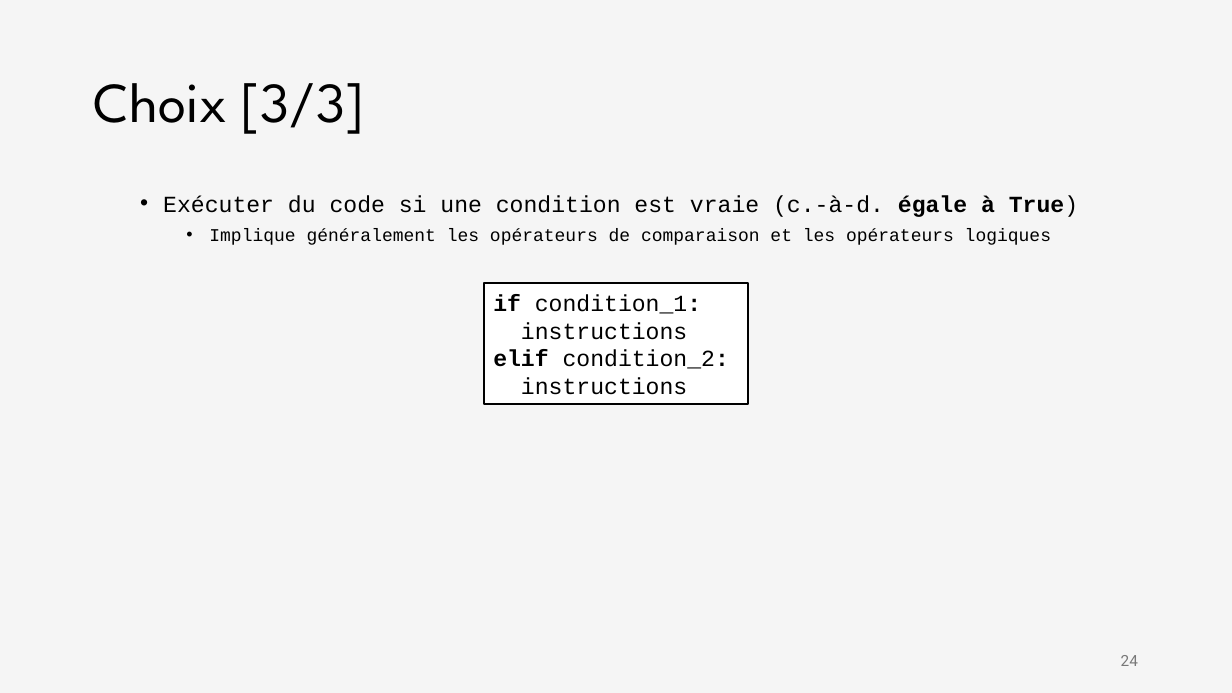
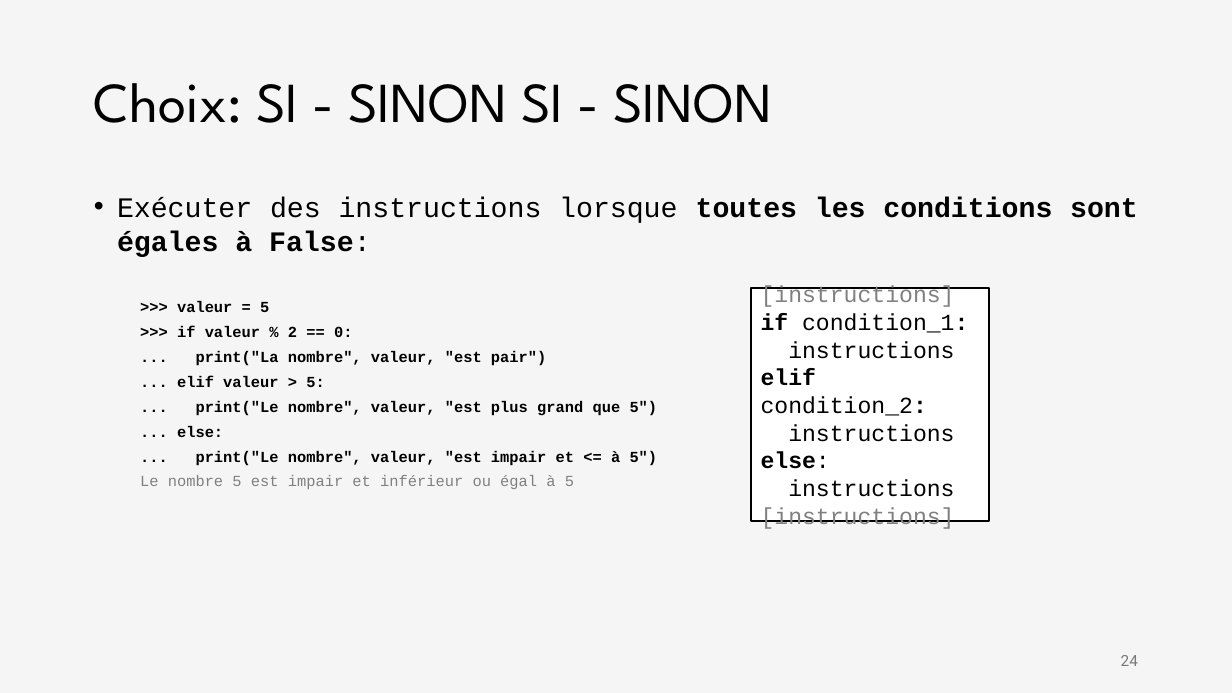
Before and after one commit to iannickgagnon/sagedays_iannick_2026, a slide deck: slide 24 of python_1/presentation_python_1.pptx. Drawn at 1232x693 pixels with LibreOffice and Linux fonts; fonts in the diff are those of the drawing. Boxes give left, top, right and bottom in pixels: in the first picture for what was removed or moved away, otherwise in the second. Text is boxed around its words. In the diff, an @@ line names an element or a change of style, - is before the commit and + after.

```diff
--- a/python_1/presentation_python_1.pptx
+++ b/python_1/presentation_python_1.pptx
@@ title at (94, 83, 772, 123): text changed @@
-Choix [3/3]
+Choix: SI - SINON SI - SINON
@@ text at (117, 197, 1138, 489): text changed; size 14 to 12 pt; bold on @@
-  • Exécuter du code si une condition est vraie (c.-à-d. égale à True)
-    • Implique généralement les opérateurs de comparaison et les opérateurs logiques
+• Exécuter des instructions lorsque toutes les conditions sont égales à False:
+  >>> valeur = 5
+  >>> if valeur % 2 == 0:
+  ... print("La nombre", valeur, "est pair")
+  ... elif valeur > 5:
+  ... print("Le nombre", valeur, "est plus grand que 5")
+  ... else:
+  ... print("Le nombre", valeur, "est impair et <= à 5")
+  Le nombre 5 est impair et inférieur ou égal à 5
@@ rectangle "[instructions]": place and size @@
-rectangle "[instructions]" at (484, 283, 748, 404)
+rectangle "[instructions]" at (751, 287, 989, 520)
@@ text in rectangle at (761, 285, 955, 307): paragraph added @@
+[instructions]
@@ text in rectangle at (761, 452, 955, 529): paragraphs added @@
+else:
+instructions
+[instructions]
```
Also in this commit, not shown: 2 other slides changed.
